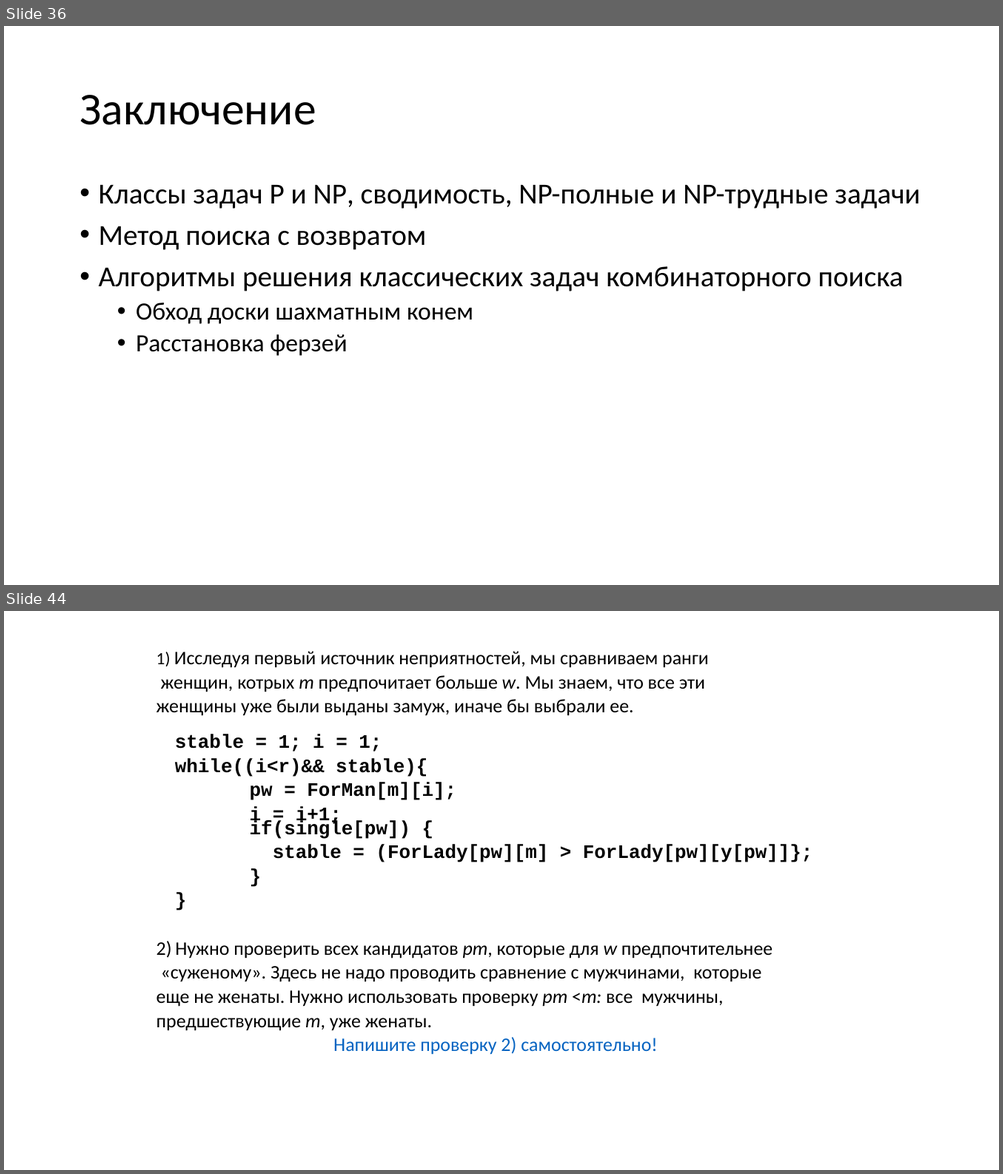
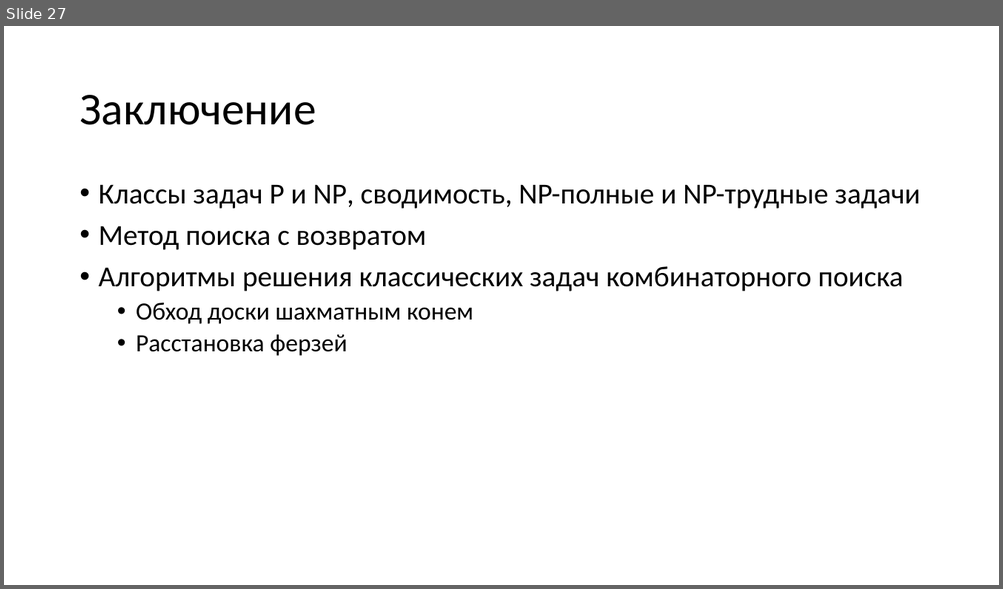
Before and after one commit to Evgueni-Petrov-aka-espetrov/Algorithms-and-Programming-in-C-pptx, a slide deck: 20 Алгоритмы с возвратом.pptx. Shown one above the other, each under a label of ours: slides 36 and 44 before the commit, slide 27 after it; the slides between them are not shown. The pictures are 1003x1174 and 1003x589 pixels, drawn with LibreOffice and Linux fonts; fonts in the diff are those of the drawing. Boxes give left, top, right and bottom in pixels: in the first picture for what was removed or moved away, otherwise in the second. Text is boxed around its words. In the diff, an @@ line names an element or a change of style, - is before the commit and + after.

```diff
--- a/20 Алгоритмы с возвратом.pptx
+++ b/20 Алгоритмы с возвратом.pptx
@@ slide 44 removed at bbox=[4, 611, 999, 1170], background #FFFFFF @@
@@ text removed at bbox=[156, 651, 812, 1055] @@
-1) Исследуя первый источник неприятностей, мы сравниваем ранги
-женщин, котрых m предпочитает больше w. Мы знаем, что все эти
-женщины уже были выданы замуж, иначе бы выбрали ее.
-stable = 1; i = 1;
-while((i<r)&& stable){
-pw = ForMan[m][i];
-i = i+1;
-if(single[pw]) {
-stable = (ForLady[pw][m] > ForLady[pw][y[pw]]};
-}
-}
-2) Нужно проверить всех кандидатов pm, которые для w предпочтительнее
-«суженому». Здесь не надо проводить сравнение с мужчинами, которые
-еще не женаты. Нужно использовать проверку рm <m: все мужчины,
-предшествующие m, уже женаты.
-Напишите проверку 2) самостоятельно!
@@ what was slide 36 is now slide 27 @@
```
Also in this commit, not shown: 5 slides changed, 1 slide added, 15 other slides removed.
